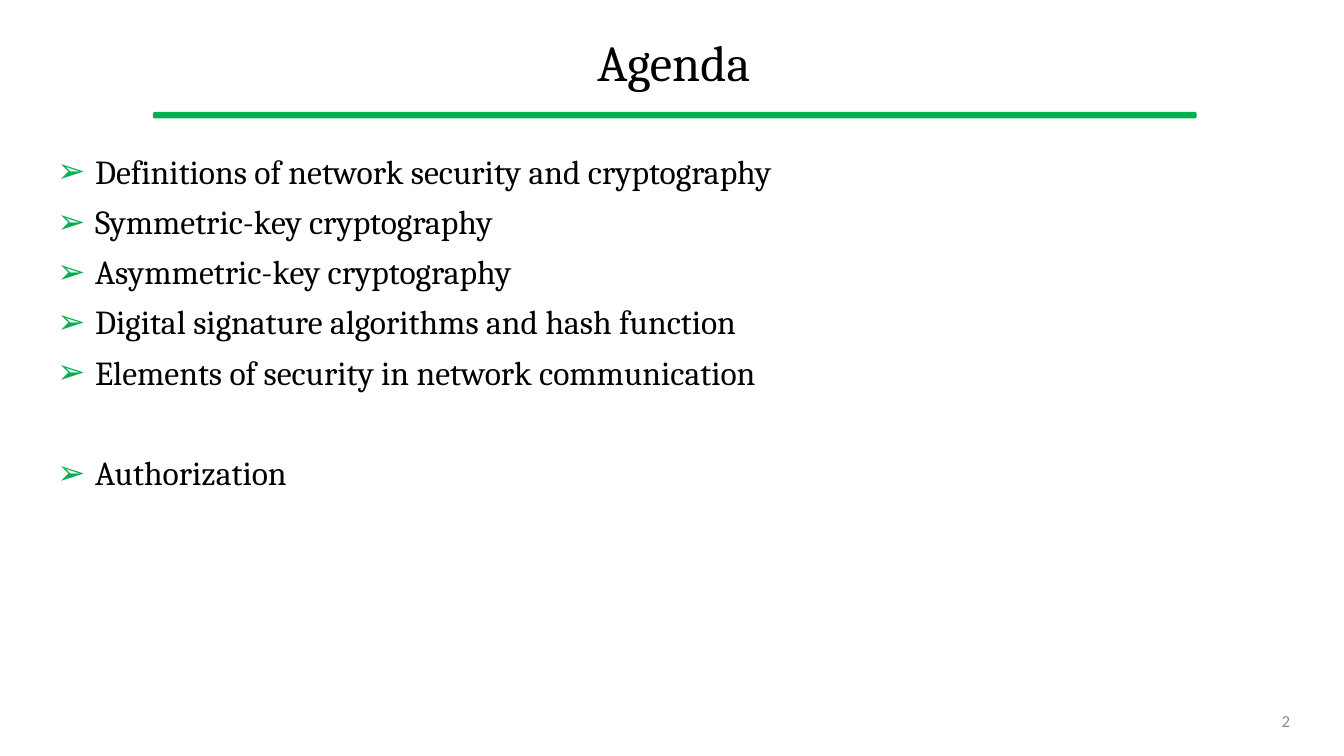
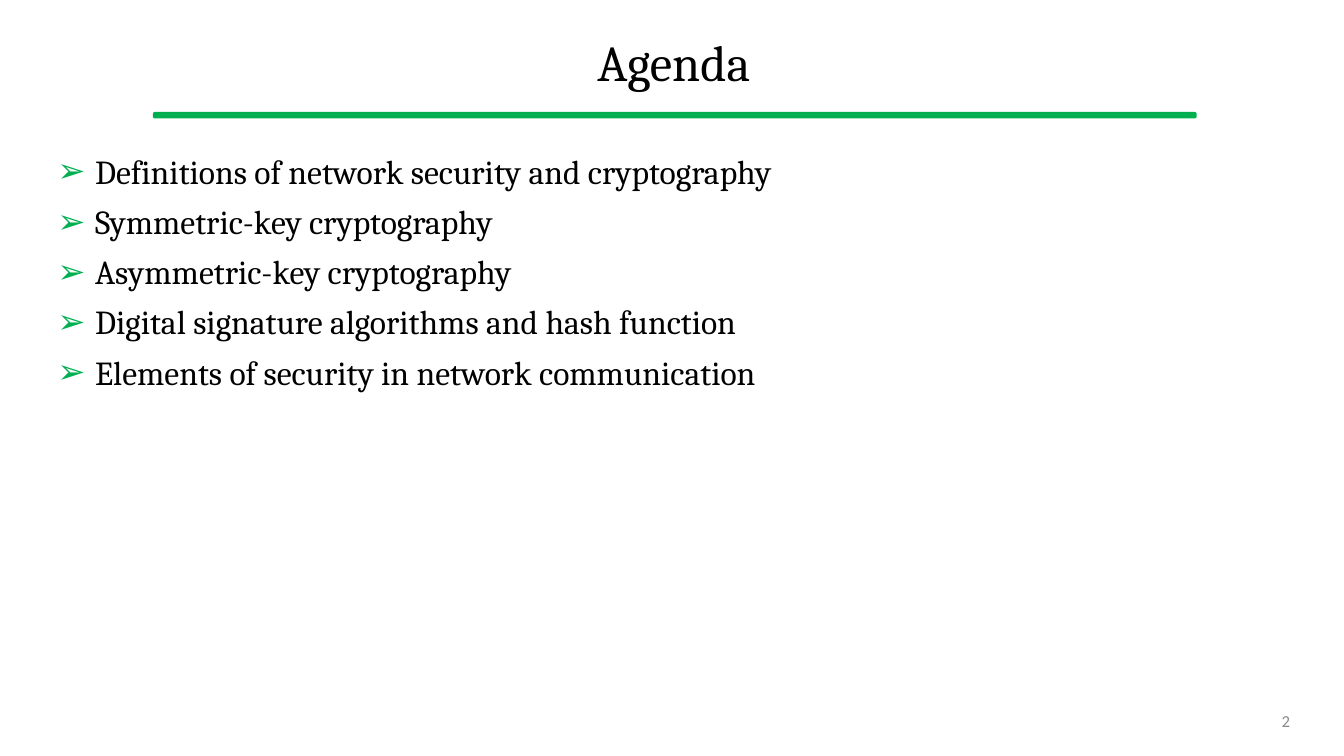
Before and after one commit to gcappon/bwthw, a slide deck: slide 2 of theory_08-elements_of_network_security/theory_08-elements_of_network_security.pptx. Drawn at 1344x756 pixels with LibreOffice and Linux fonts; fonts in the diff are those of the drawing. Boxes give left, top, right and bottom in pixels: in the first picture for what was removed or moved away, otherwise in the second. Text is boxed around its words. In the diff, an @@ line names an element or a change of style, - is before the commit and + after.

```diff
--- a/theory_08-elements_of_network_security/theory_08-elements_of_network_security.pptx
+++ b/theory_08-elements_of_network_security/theory_08-elements_of_network_security.pptx
@@ text at bbox=[95, 461, 287, 486]: paragraph removed @@
-➢ Authorization
```
Also in this commit, not shown: 2 other slides changed, 16 slides removed, 9 other files.
